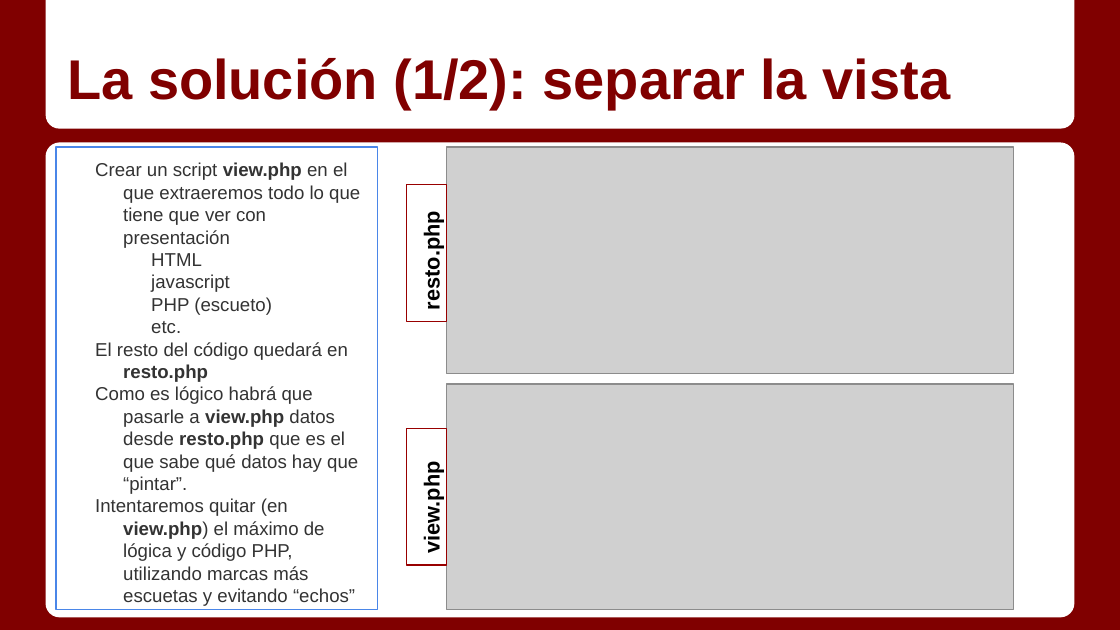
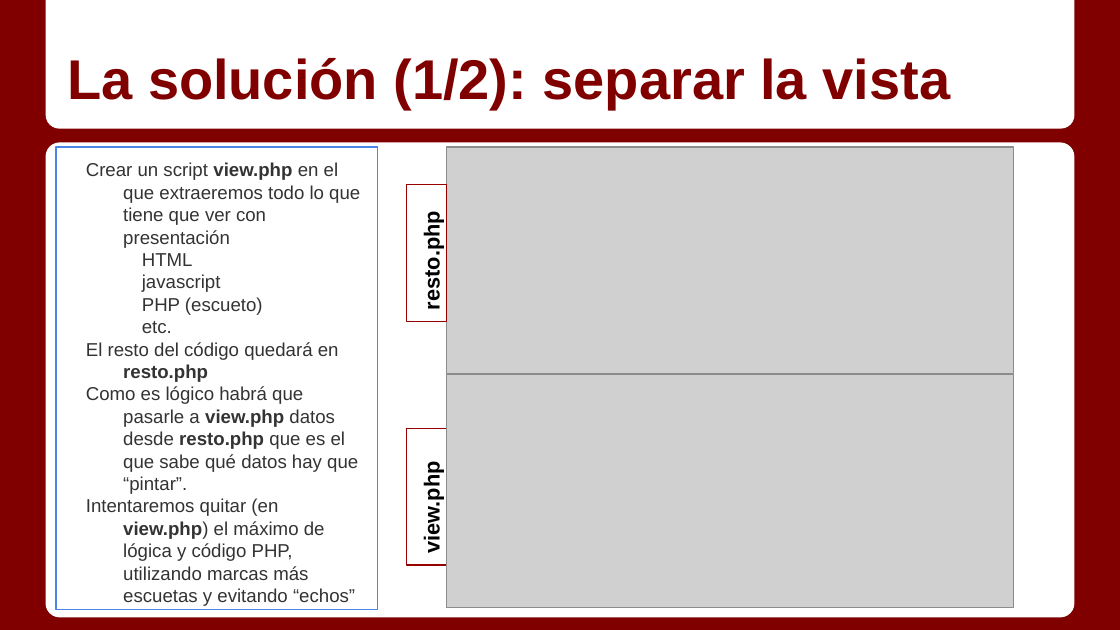
Before and after one commit to Gmuela/Apuntes, a slide deck: slide 6 of Servidor/Temas/1_7 - Arquitectura MVC (PHP).pptx. Drawn at 1120x630 pixels with LibreOffice and Linux fonts; fonts in the diff are those of the drawing; grey boxes stand for pictures. Boxes give left, top, right and bottom in pixels: in the first picture for what was removed or moved away, otherwise in the second. Text is boxed around its words. In the diff, an @@ line names an element or a change of style, - is before the commit and + after.

```diff
--- a/Servidor/Temas/1_7 - Arquitectura MVC (PHP).pptx
+++ b/Servidor/Temas/1_7 - Arquitectura MVC (PHP).pptx
@@ text "Crear un script view.php en ..." at box(56, 147, 377, 609): indent changed @@
@@ picture: place and size @@
-picture at box(446, 384, 1012, 609)
+picture at box(446, 374, 1012, 607)
```
Also in this commit, not shown: 9 other slides changed, 1 other file.
